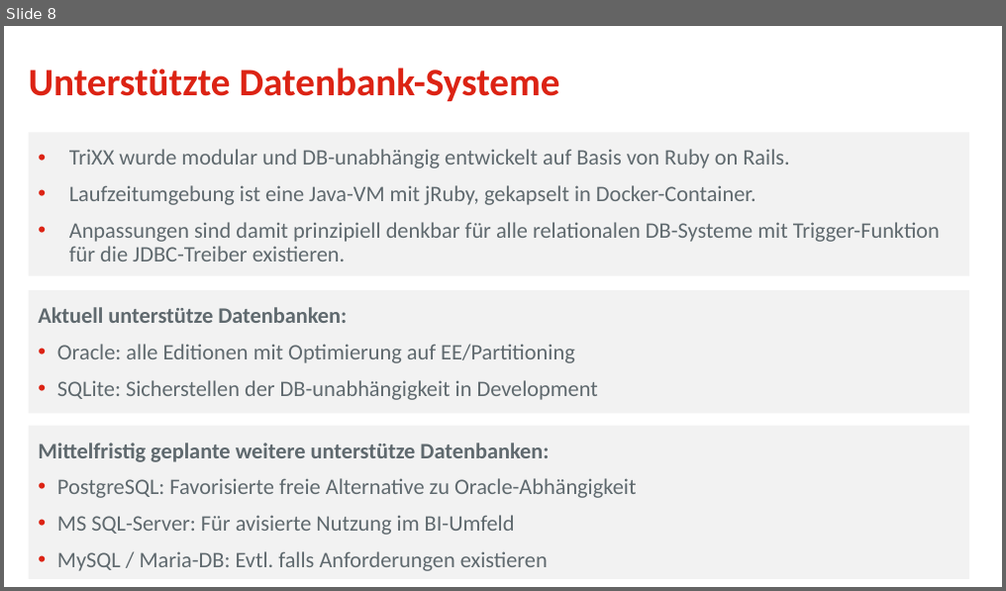
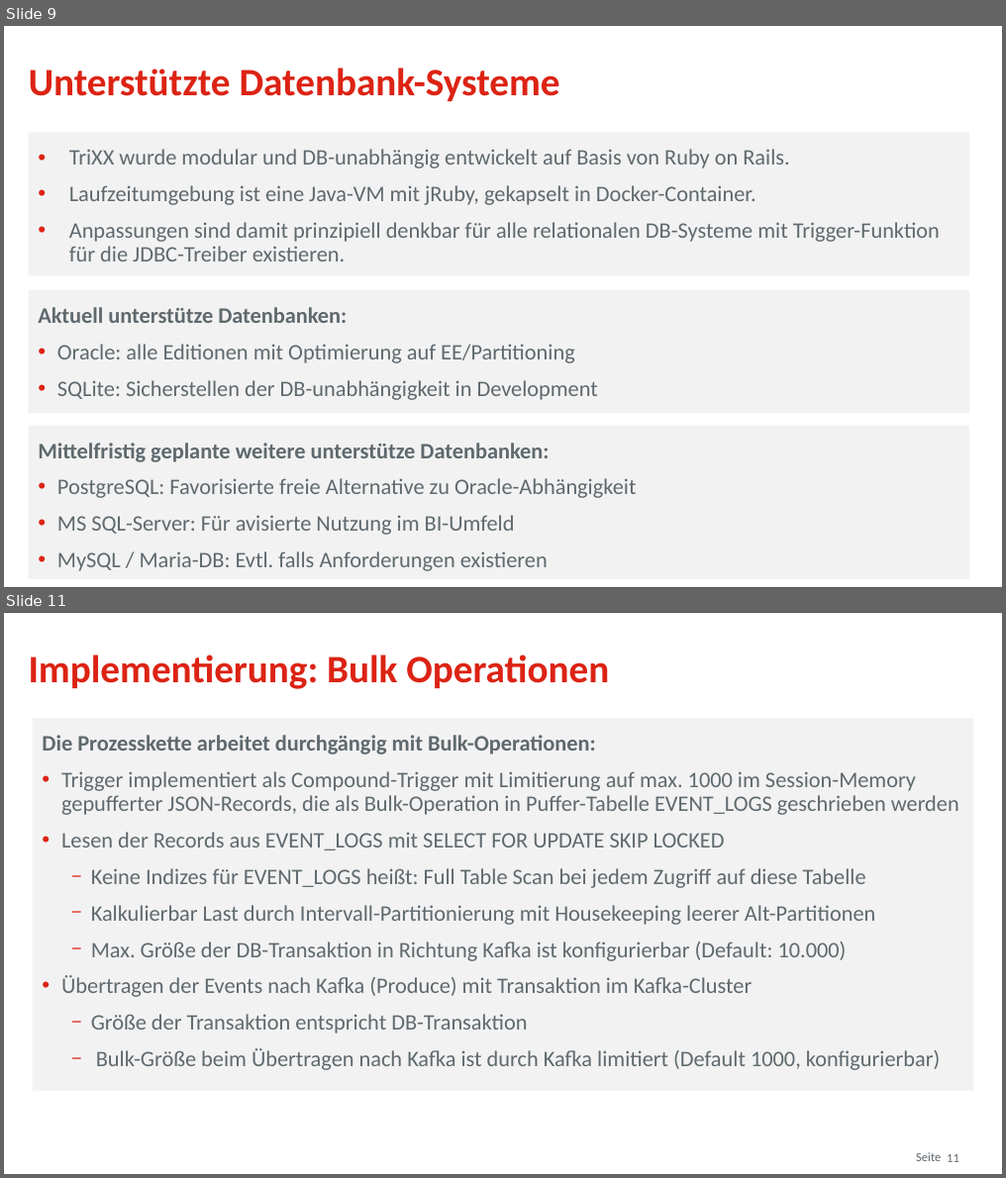
Before and after one commit to osp-ottogroup/movex-cdc, a slide deck: doc/2020-09_TriXX_Otto_QConf.pptx. Shown one above the other, each under a label of ours: slide 8 before the commit, slides 9 and 11 after it; the slides between them are not shown. The pictures are 1006x591 and 1006x1178 pixels, drawn with LibreOffice and Linux fonts; fonts in the diff are those of the drawing; background and template pictures are left out. Boxes give left, top, right and bottom in pixels: in the first picture for what was removed or moved away, otherwise in the second. Text is boxed around its words. In the diff, an @@ line names an element or a change of style, - is before the commit and + after.

```diff
--- a/doc/2020-09_TriXX_Otto_QConf.pptx
+++ b/doc/2020-09_TriXX_Otto_QConf.pptx
@@ slide 11 added at bbox=[4, 613, 1002, 1174], background #FFFFFF @@
@@ title added at bbox=[29, 655, 609, 689], 28 pt, text #DC2314, bold @@
+Implementierung: Bulk Operationen
@@ rectangle added at bbox=[32, 718, 973, 1090], fill #F2F2F2, 16 pt, text #5F696E @@
+Die Prozesskette arbeitet durchgängig mit Bulk-Operationen:
+• Trigger implementiert als Compound-Trigger mit Limitierung auf max. 1000 im Session-Memory gepufferter JSON-Records, die als Bulk-Operation in Puffer-Tabelle EVENT_LOGS geschrieben werden
+• Lesen der Records aus EVENT_LOGS mit SELECT FOR UPDATE SKIP LOCKED
+  − Keine Indizes für EVENT_LOGS heißt: Full Table Scan bei jedem Zugriff auf diese Tabelle
+  − Kalkulierbar Last durch Intervall-Partitionierung mit Housekeeping leerer Alt-Partitionen
+  − Max. Größe der DB-Transaktion in Richtung Kafka ist konfigurierbar (Default: 10.000)
+• Übertragen der Events nach Kafka (Produce) mit Transaktion im Kafka-Cluster
+  − Größe der Transaktion entspricht DB-Transaktion
+  − Bulk-Größe beim Übertragen nach Kafka ist durch Kafka limitiert (Default 1000, konfigurierbar)
@@ text added at bbox=[916, 1153, 941, 1161], 9 pt, text #5F696E @@
+Seite
@@ page number added at bbox=[946, 1155, 959, 1162], 9 pt, text #5F696E @@
+11
@@ what was slide 8 is now slide 9 @@
```
Also in this commit, not shown: 6 slides changed, 10 other slides added, 6 slides removed.
